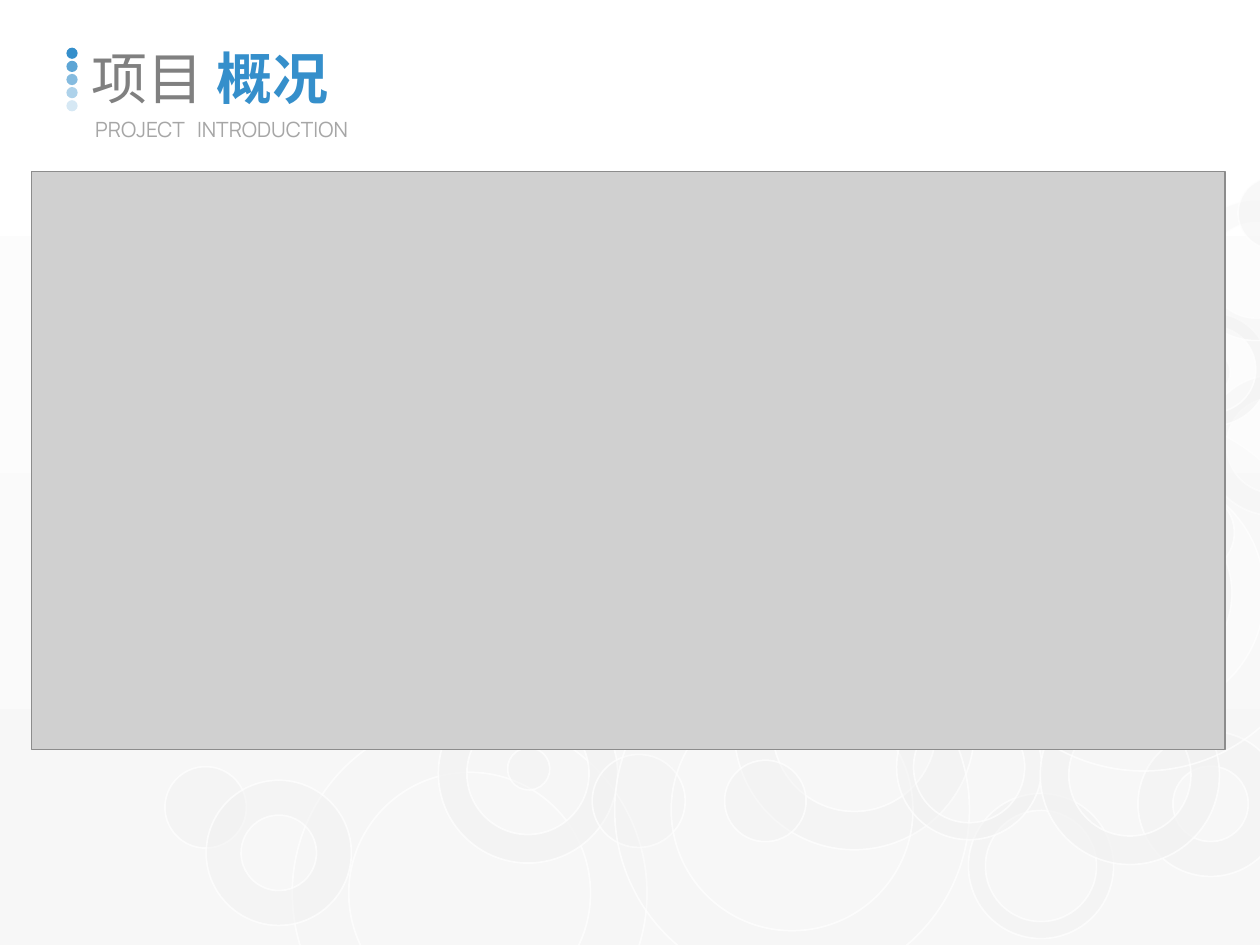
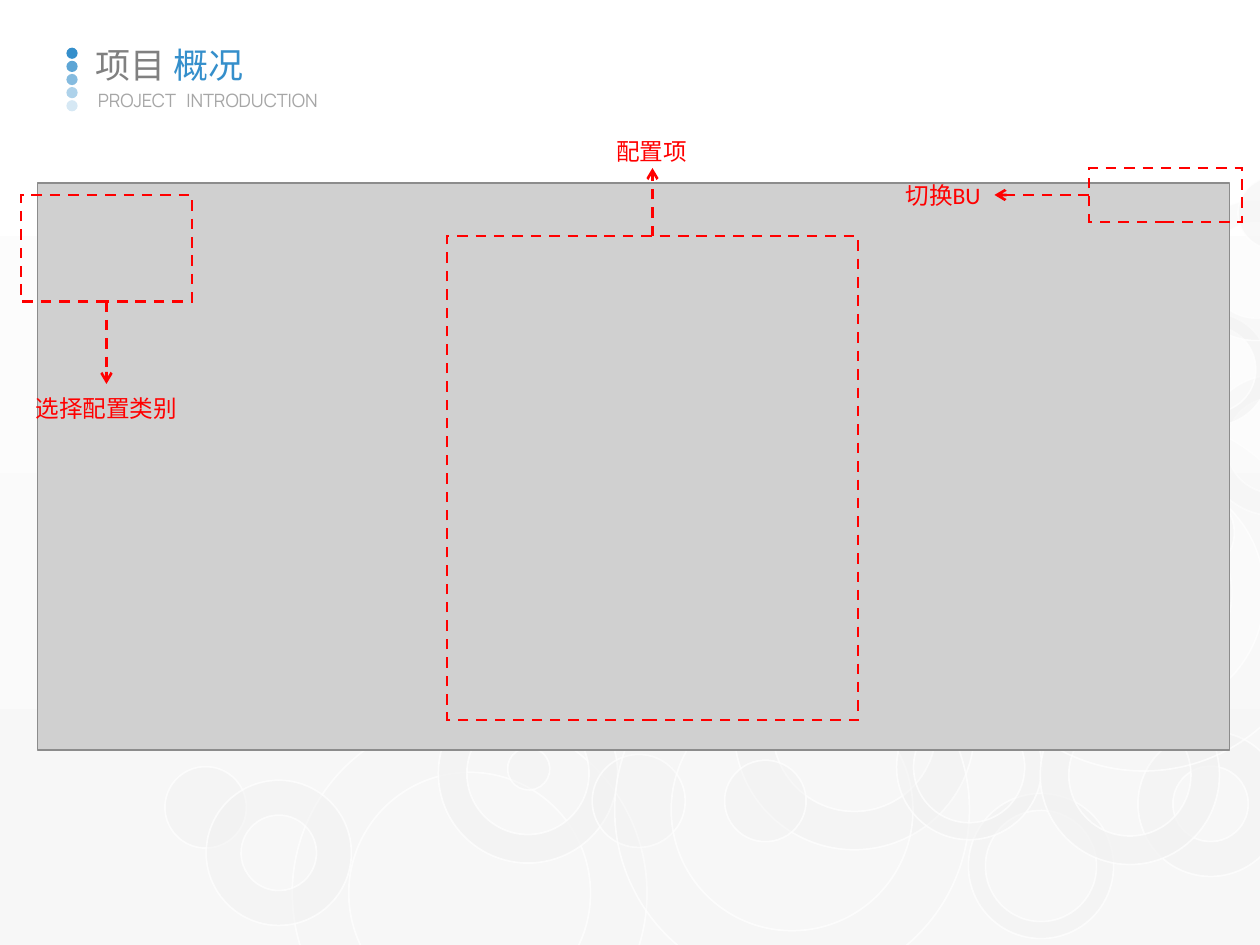
Before and after one commit to watermoonlx/presentation, a slide deck: slide 5 of [PO]PR Approval Control Panel.pptx. Drawn at 1260x945 pixels with LibreOffice and Linux fonts; fonts in the diff are those of the drawing; grey boxes stand for pictures. Boxes give left, top, right and bottom in pixels: in the first picture for what was removed or moved away, otherwise in the second. Text is boxed around its words. In the diff, an @@ line names an element or a change of style, - is before the commit and + after.

```diff
--- a/[PO]PR Approval Control Panel.pptx
+++ b/[PO]PR Approval Control Panel.pptx
@@ text "项目 概况" at bbox=[95, 48, 243, 81]: size 32 to 20 pt, font Manrope to Noto Sans CJK SC; bold off in "概况" @@
@@ text "PROJECT INTRODUCTION": place and size @@
-text "PROJECT INTRODUCTION" at bbox=[95, 122, 348, 137]
+text "PROJECT INTRODUCTION" at bbox=[98, 93, 317, 107]
@@ text "PROJECT INTRODUCTION" at bbox=[98, 93, 317, 107]: size 12 to 10.5 pt @@
@@ text added at bbox=[616, 141, 687, 162], 13.5 pt, text #FF0000 @@
+配置项
@@ arrow added from (653, 236) to (653, 168), #FF0000 1.5 pt dashed @@
@@ rectangle added at bbox=[1089, 168, 1241, 222], outline #FF0000 1.5 pt dashed @@
@@ rectangle added at bbox=[21, 195, 193, 302], outline #FF0000 1.5 pt dashed @@
@@ picture: place and size @@
-picture at bbox=[32, 171, 1225, 750]
+picture at bbox=[38, 183, 1230, 750]
@@ text added at bbox=[906, 180, 981, 206], 13.5 pt, text #FF0000 @@
+切换BU
@@ arrow added from (1089, 195) to (994, 195), #FF0000 1.5 pt dashed @@
@@ rectangle added at bbox=[447, 236, 858, 719], outline #FF0000 1.5 pt dashed @@
@@ arrow added from (107, 301) to (107, 384), #FF0000 1.5 pt dashed @@
@@ text added at bbox=[36, 393, 177, 423], 13.5 pt, text #FF0000 @@
+选择配置类别
```
Also in this commit, not shown: 14 other slides changed, 12 slides added, 26 slides removed, 14 other files.
